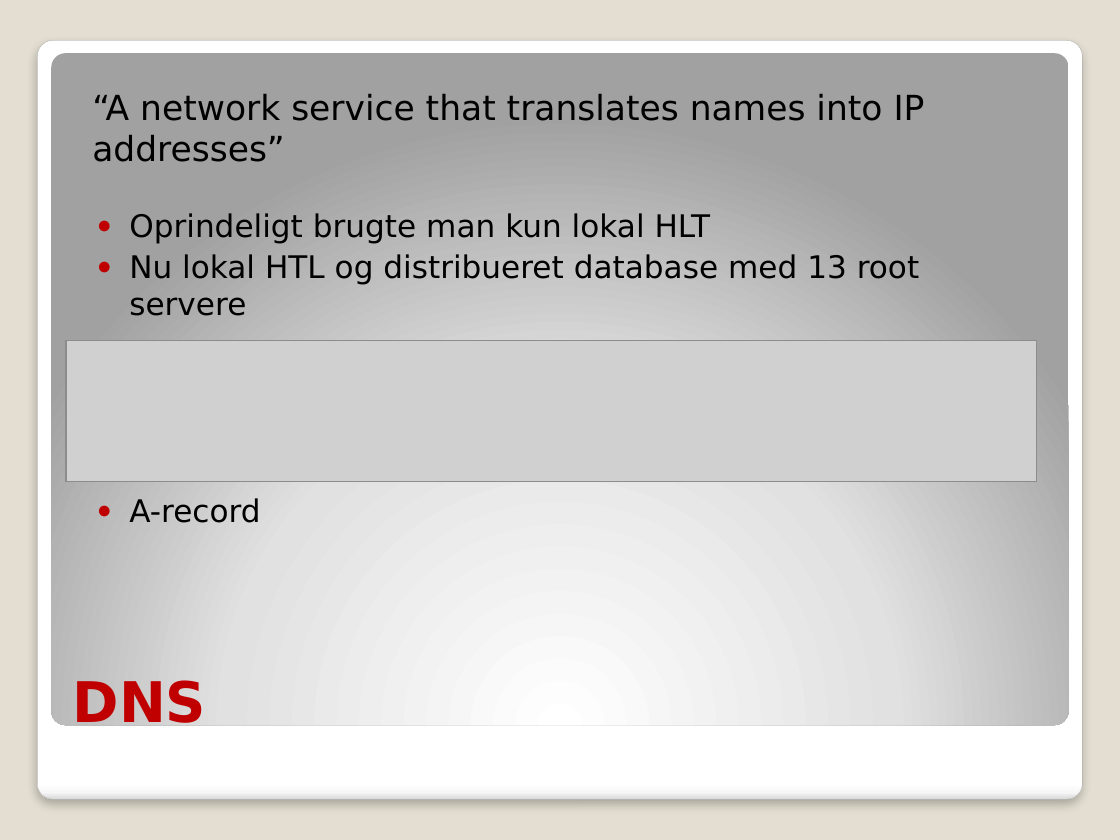
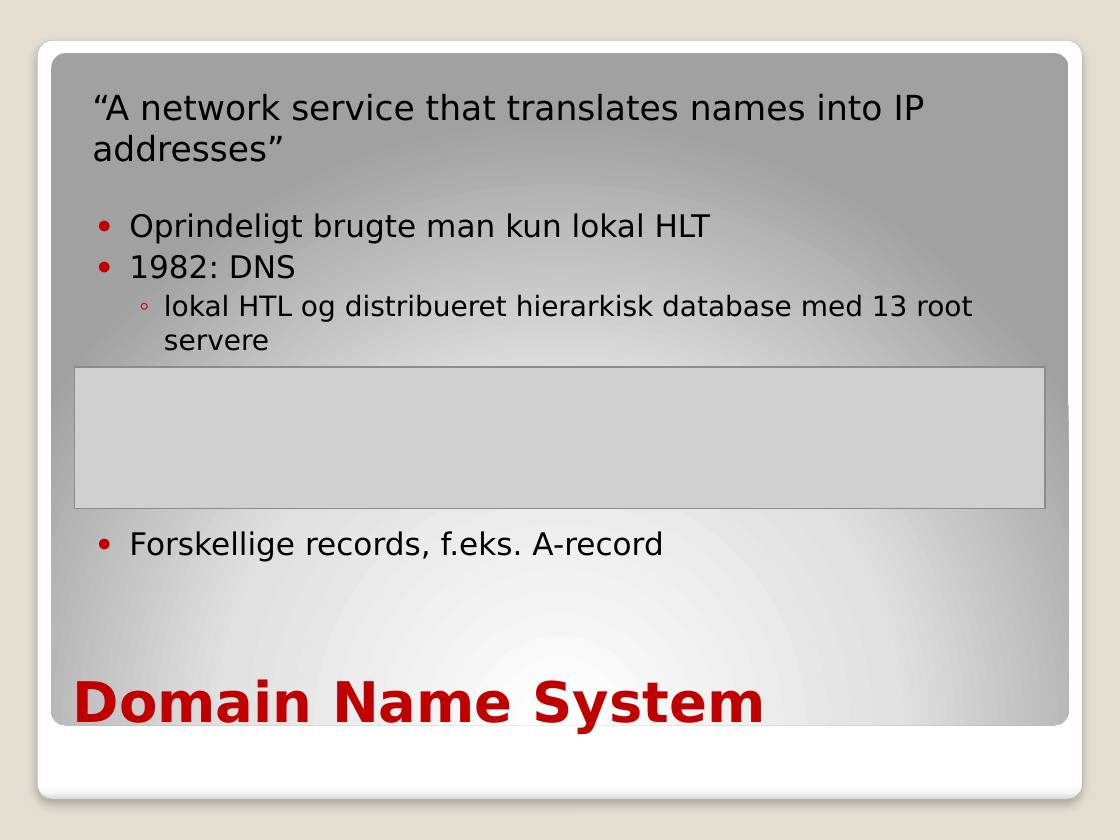
Before and after one commit to ITONK/KNOTI, a slide deck: slide 7 of Afleveringer/Eksamen/Domain Name System.pptx. Drawn at 1120x840 pixels with LibreOffice and Linux fonts; fonts in the diff are those of the drawing; grey boxes stand for pictures. Boxes give left, top, right and bottom in pixels: in the first picture for what was removed or moved away, otherwise in the second. Text is boxed around its words. In the diff, an @@ line names an element or a change of style, - is before the commit and + after.

```diff
--- a/Afleveringer/Eksamen/Domain Name System.pptx
+++ b/Afleveringer/Eksamen/Domain Name System.pptx
@@ text at <box>129,255,972,562</box>: text changed; size 20 to 18 pt @@
-● Nu lokal HTL og distribueret database med 13 root servere
-● A-record
+● 1982: DNS
+  ◦ lokal HTL og distribueret hierarkisk database med 13 root servere
+● Forskellige records, f.eks. A-record
@@ picture: place and size @@
-picture at <box>66,340,1036,482</box>
+picture at <box>75,367,1045,508</box>
@@ title at <box>73,679,765,733</box>: text changed @@
-DNS
+Domain Name System
```
Also in this commit, not shown: 3 other slides changed.
